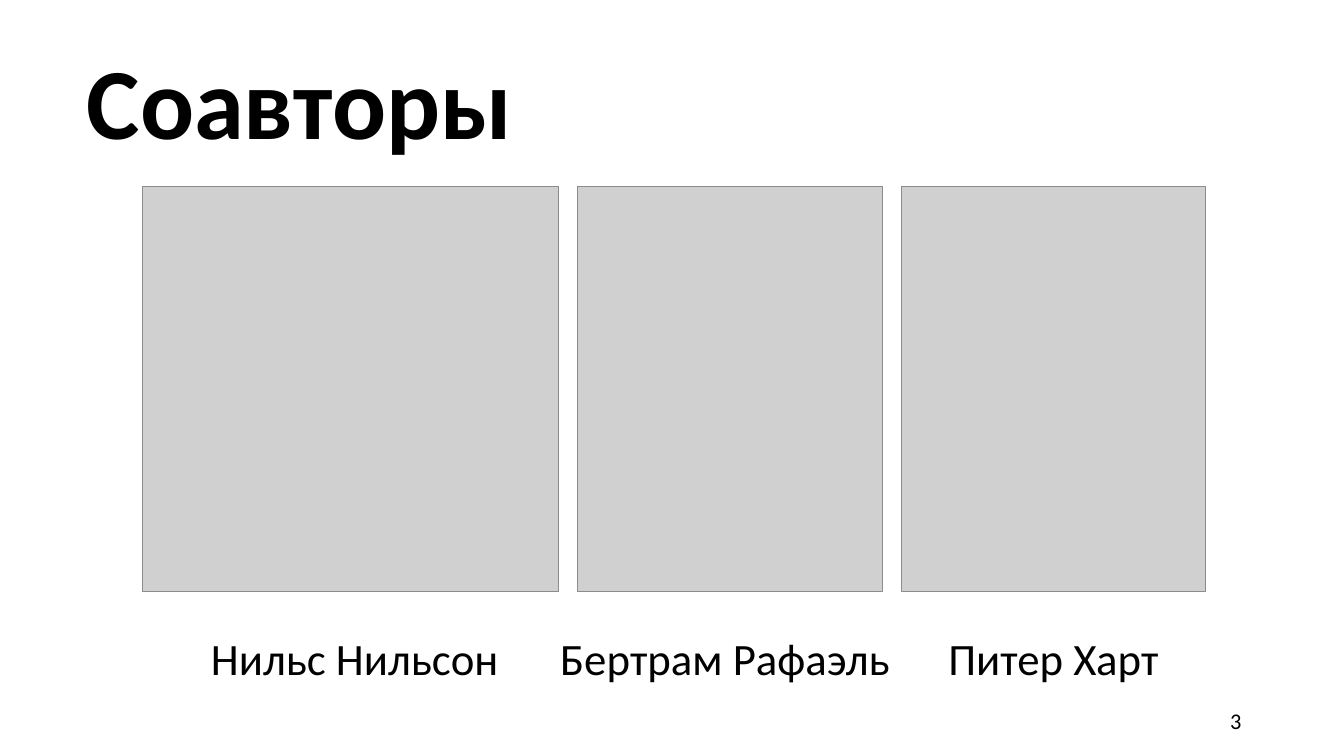
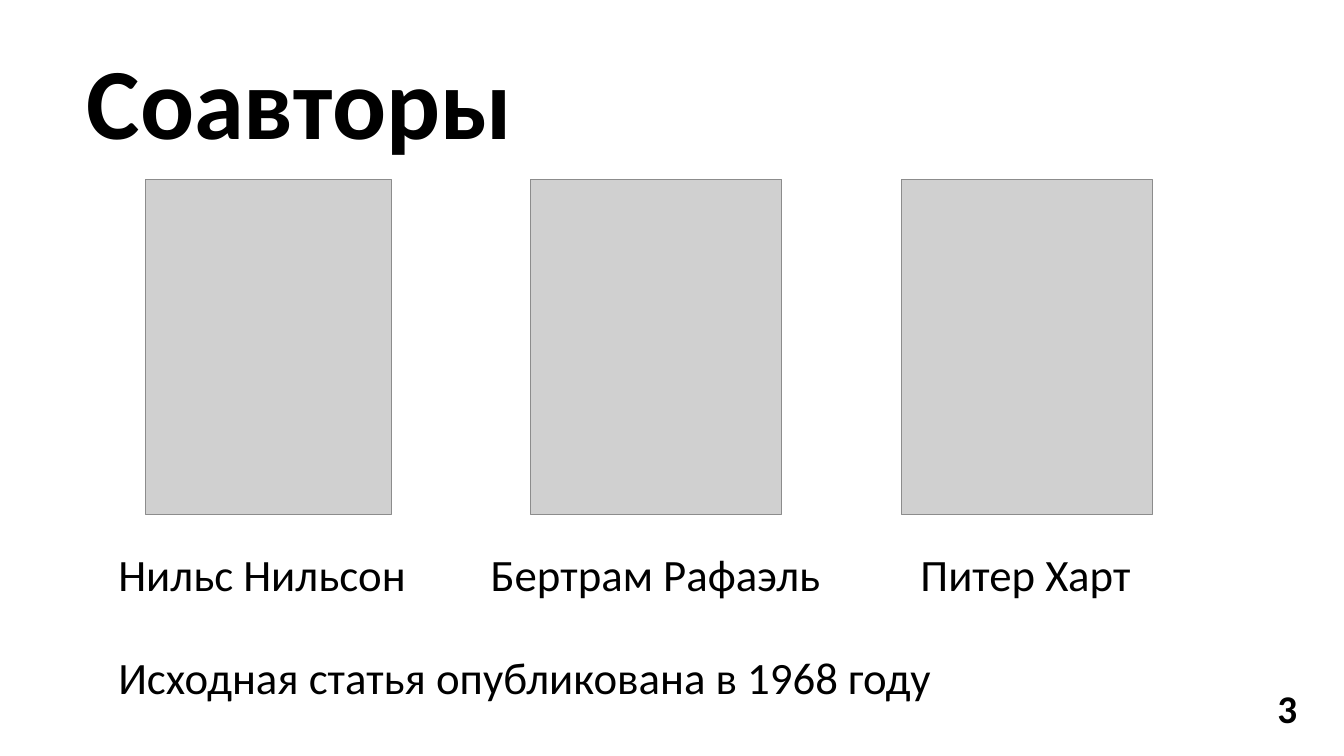
Before and after one commit to donsko1/Algorythm-A-star, a slide deck: slide 3 of Алгоритм А.pptx. Drawn at 1344x756 pixels with LibreOffice and Linux fonts; fonts in the diff are those of the drawing; grey boxes stand for pictures. Boxes give left, top, right and bottom in pixels: in the first picture for what was removed or moved away, otherwise in the second. Text is boxed around its words. In the diff, an @@ line names an element or a change of style, - is before the commit and + after.

```diff
--- a/Алгоритм А.pptx
+++ b/Алгоритм А.pptx
@@ picture: place and size @@
-picture at [143, 187, 559, 592]
+picture at [146, 179, 392, 514]
@@ picture: place and size @@
-picture at [578, 187, 882, 592]
+picture at [530, 179, 781, 514]
@@ picture: place and size @@
-picture at [901, 187, 1205, 592]
+picture at [901, 179, 1152, 514]
@@ text "Нильс Нильсон": place and size @@
-text "Нильс Нильсон" at [211, 646, 498, 676]
+text "Нильс Нильсон" at [118, 562, 405, 592]
@@ text "Бертрам Рафаэль": place and size @@
-text "Бертрам Рафаэль" at [560, 644, 890, 683]
+text "Бертрам Рафаэль" at [491, 560, 820, 599]
@@ text "Питер Харт": place and size @@
-text "Питер Харт" at [948, 646, 1158, 683]
+text "Питер Харт" at [920, 562, 1130, 599]
@@ text added at [118, 663, 930, 702], 32 pt, text #000000 @@
+Исходная статья опубликована в 1968 году
@@ text "3": place and size @@
-text "3" at [1230, 714, 1241, 729]
+text "3" at [1277, 697, 1297, 724]
@@ text "3" at [1277, 697, 1297, 724]: size 16 to 28 pt, bold on; alignment right to left; vertical alignment middle to top @@
```
Also in this commit, not shown: 12 other slides changed, 1 slide added, 1 slide removed, 11 other files.
